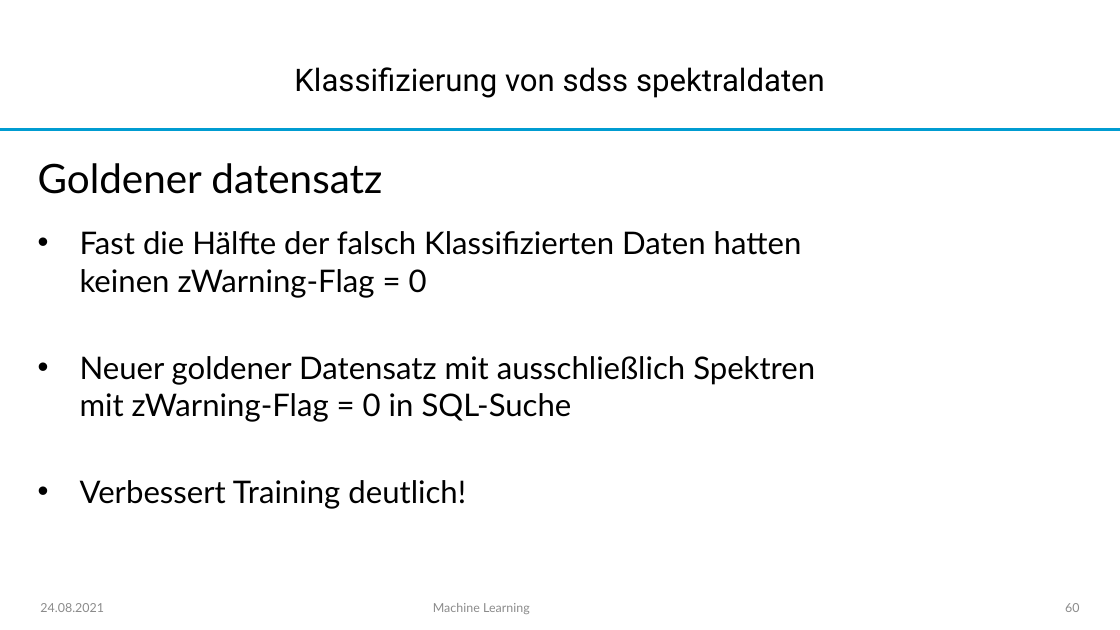
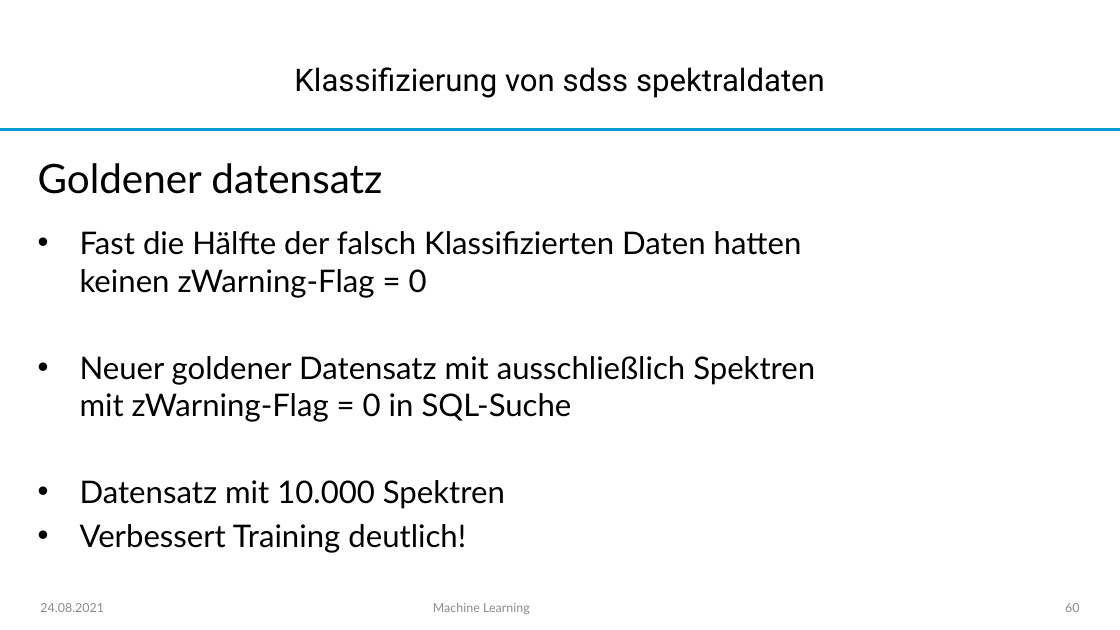
Before and after one commit to joshuaroschlaub/Keras_Einfuehrung, a slide deck: slide 60 of MachineLearning.pptx. Drawn at 1120x630 pixels with LibreOffice and Linux fonts; fonts in the diff are those of the drawing; background and template pictures are left out. Boxes give left, top, right and bottom in pixels: in the first picture for what was removed or moved away, otherwise in the second. Text is boxed around its words. In the diff, an @@ line names an element or a change of style, - is before the commit and + after.

```diff
--- a/MachineLearning.pptx
+++ b/MachineLearning.pptx
@@ text at box(80, 480, 505, 509): paragraph added @@
+• Datensatz mit 10.000 Spektren
```
Also in this commit, not shown: 1 other slide changed, 3 other files.
